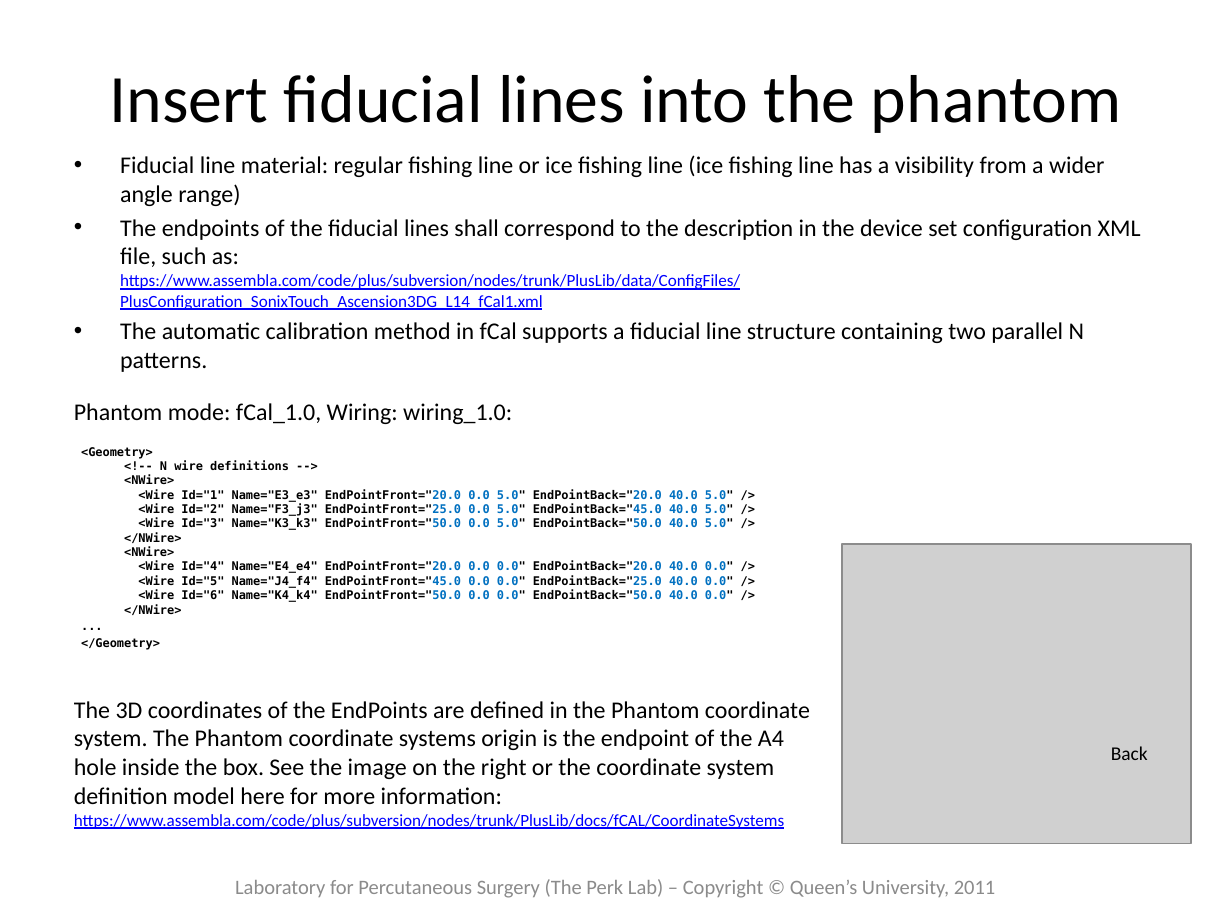
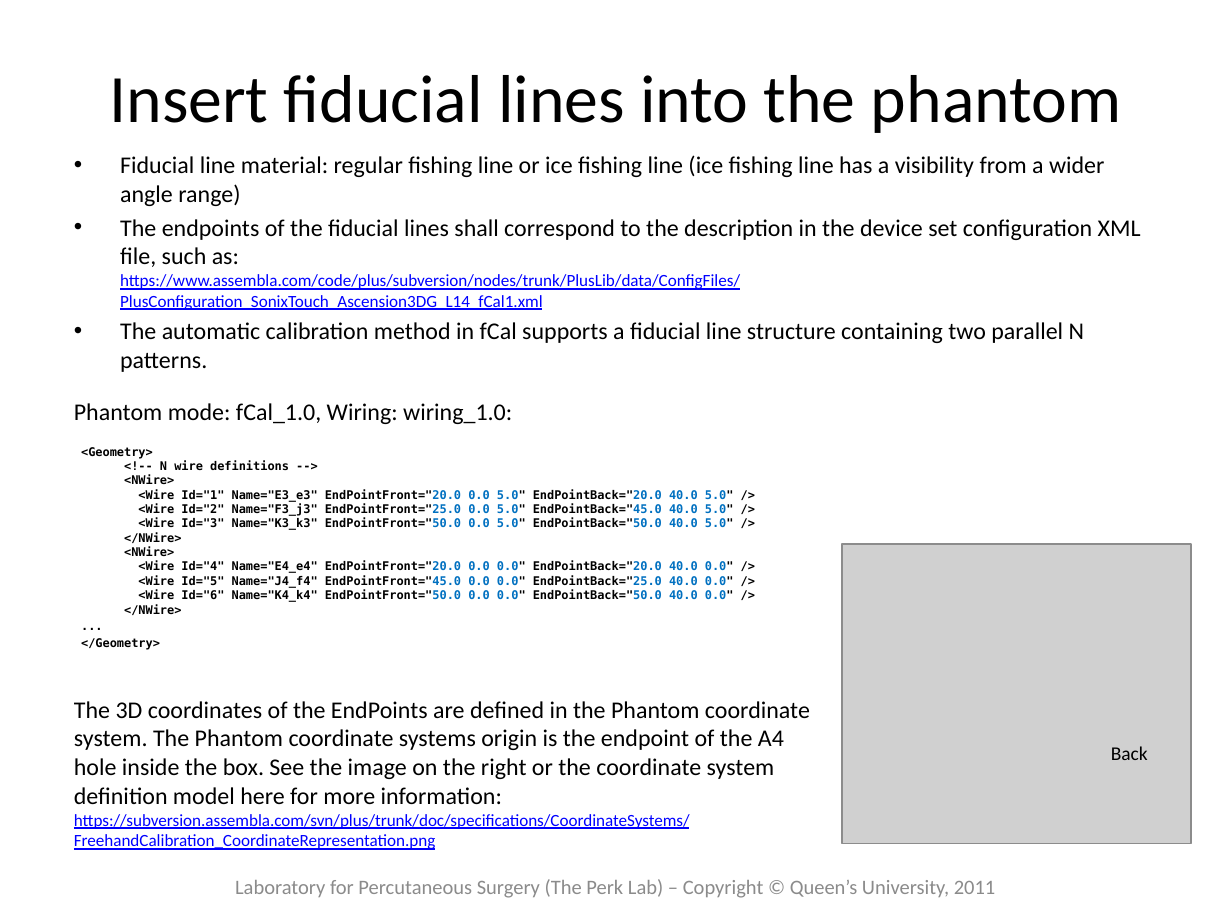
Before and after one commit to thewtex/Plus, a slide deck: slide 3 of doc/tutorials/PlusTutorialBuildingfCalPhantom.pptx. Drawn at 1232x924 pixels with LibreOffice and Linux fonts; fonts in the diff are those of the drawing; grey boxes stand for pictures. Boxes give left, top, right and bottom in pixels: in the first picture for what was removed or moved away, otherwise in the second. Text is boxed around its words. In the diff, an @@ line names an element or a change of style, - is before the commit and + after.

```diff
--- a/doc/tutorials/PlusTutorialBuildingfCalPhantom.pptx
+++ b/doc/tutorials/PlusTutorialBuildingfCalPhantom.pptx
@@ text at [74, 701, 810, 850]: text changed @@
-The 3D coordinates of the EndPoints are defined in the Phantom coordinate system. The Phantom coordinate systems origin is the endpoint of the A4 hole inside the box. See the image on the right or the coordinate system definition model here for more information:
-https://www.assembla.com/code/plus/subversion/nodes/trunk/PlusLib/docs/fCAL/CoordinateSystems
+The 3D coordinates of the EndPoints are defined in the Phantom coordinate system. The Phantom coordinate systems origin is the endpoint of the A4 hole inside the box. See the image on the right or the coordinate system definition model here for more information:
+https://subversion.assembla.com/svn/plus/trunk/doc/specifications/CoordinateSystems/FreehandCalibration_CoordinateRepresentation.png
```
Also in this commit, not shown: 2 other slides changed, 2 other files.
